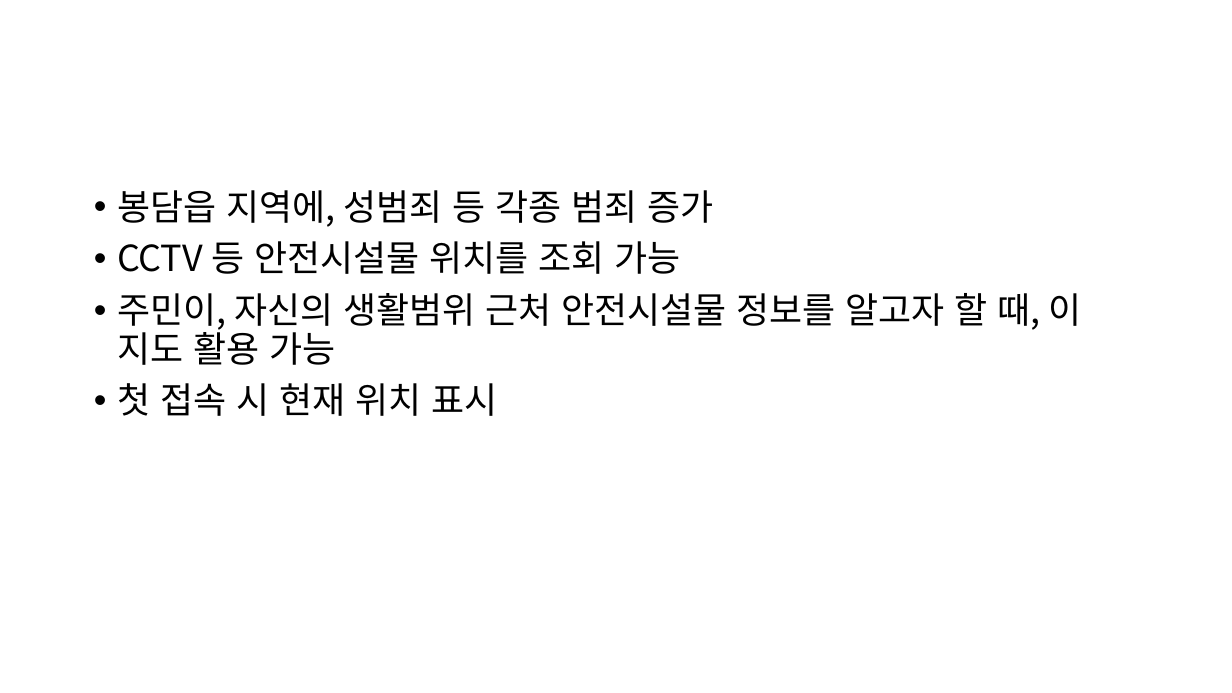
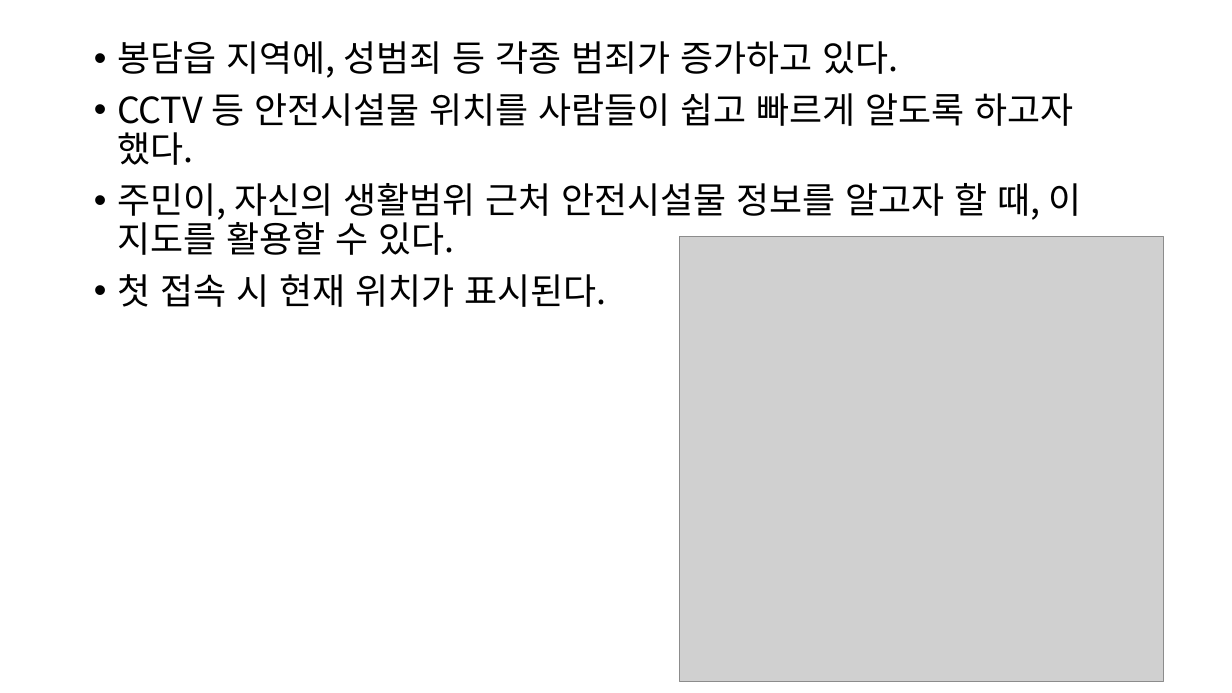
Before and after one commit to bongdam-safety/documents, a slide deck: slide 2 of 프로젝트 발표회/발표자료.pptx. Drawn at 1232x693 pixels with LibreOffice and Linux fonts; fonts in the diff are those of the drawing; grey boxes stand for pictures. Boxes give left, top, right and bottom in pixels: in the first picture for what was removed or moved away, otherwise in the second. Text is boxed around its words. In the diff, an @@ line names an element or a change of style, - is before the commit and + after.

```diff
--- a/프로젝트 발표회/발표자료.pptx
+++ b/프로젝트 발표회/발표자료.pptx
@@ text at <box>117,41,1082,307</box>: text changed @@
-• 봉담읍 지역에, 성범죄 등 각종 범죄 증가
-• CCTV 등 안전시설물 위치를 조회 가능
-• 주민이, 자신의 생활범위 근처 안전시설물 정보를 알고자 할 때, 이 지도 활용 가능
-• 첫 접속 시 현재 위치 표시
+• 봉담읍 지역에, 성범죄 등 각종 범죄가 증가하고 있다.
+• CCTV 등 안전시설물 위치를 사람들이 쉽고 빠르게 알도록 하고자 했다.
+• 주민이, 자신의 생활범위 근처 안전시설물 정보를 알고자 할 때, 이 지도를 활용할 수 있다.
+• 첫 접속 시 현재 위치가 표시된다.
@@ picture added at <box>679,237,1164,682</box> @@
```
Also in this commit, not shown: 2 other slides changed, 2 slides added.
